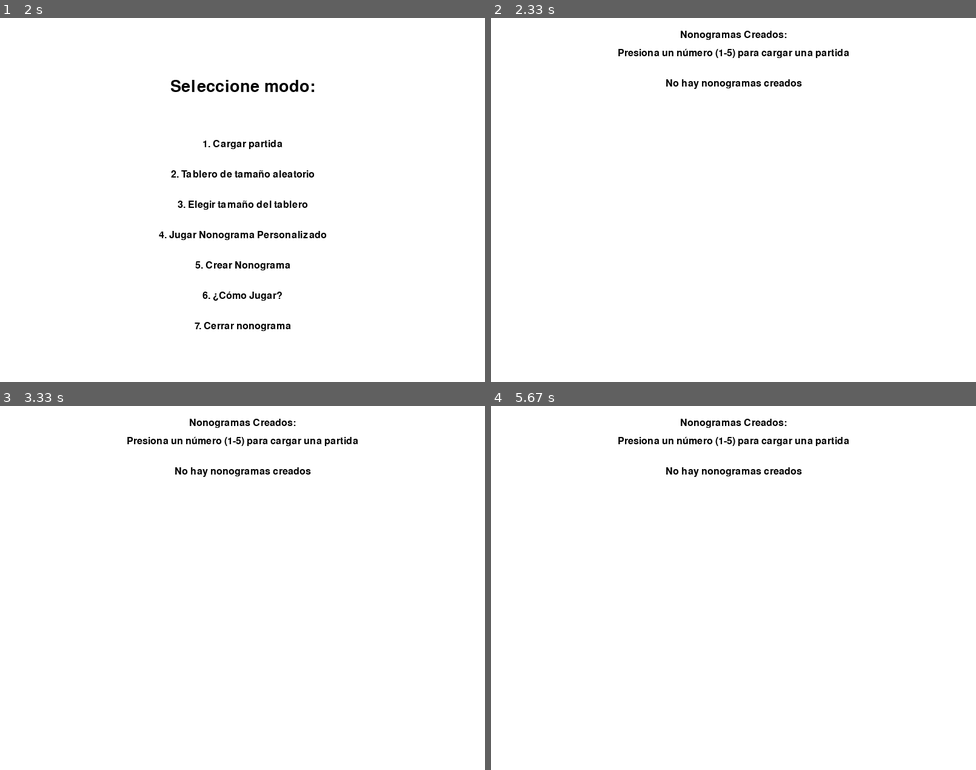
Above: before the commit, frames 1-4 (two rows, left to right).
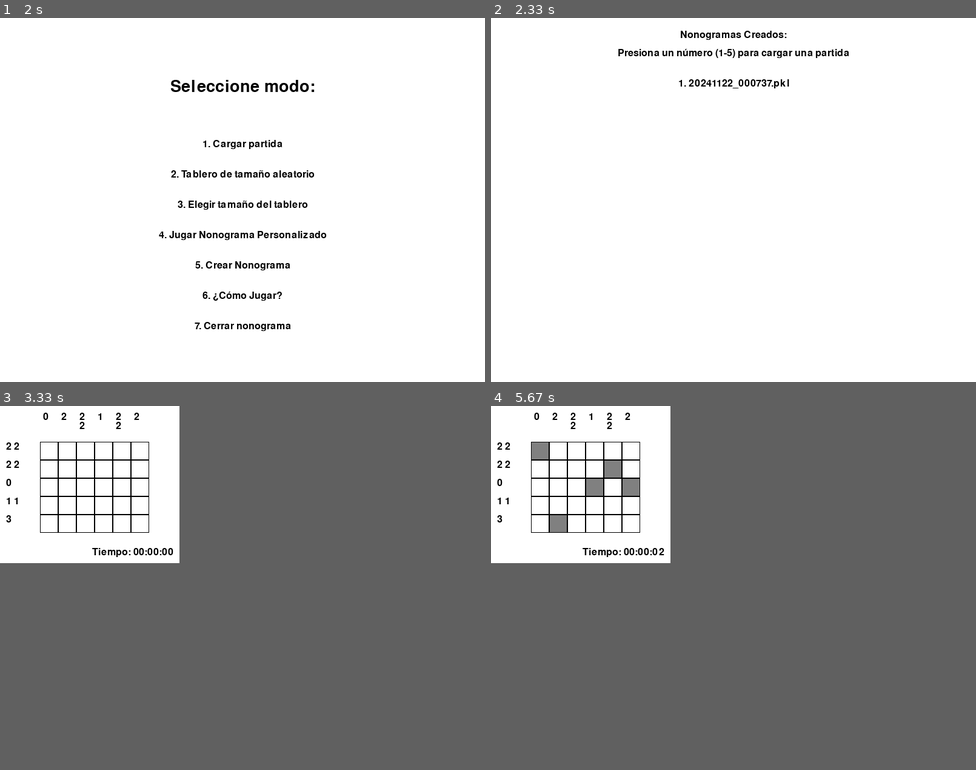
Above: after the commit, the same moments.

Repository: Rodri0819/Proyecto-Nonograma-Pygame
Game: pygame game, started from proyecto/main.py
The game is run twice, just before and just after one commit, with the same random seed, the same clock (stepped at 60 frames per second) and the same inputs.
Inputs (mouse positions are in pixels of both pictures, inside the frame that each line leads up to):
- Up to frame 1 (2 s): tap 2 at 0.33 s; tap Enter at 0.67, 1.55 s; hold Up 1-1.47 s; tap Up at 1.88 s
- Up to frame 2 (2.33 s): tap 4 at 2.22 s
- Up to frame 3 (3.33 s): tap 1 at 3.22 s
- Up to frame 4 (5.67 s): click (617, 471) at 3.6 s; click (636, 478) at 3.93 s; click (617, 456) at 4.27 s; right-click (621, 446) at 4.6 s; click (588, 478) at 4.93 s; click (539, 456) at 5.27 s; click (554, 529) at 5.6 s
In frame 3 the window is 800x600 before the commit and 296x259 after it. Grey fills any space a smaller window leaves; there, only what the larger window draws over its background counts as a difference.

Frame 1 is identical in both runs. In frame 2, 0.4% of the frame differs, in the area x 36-65%, y 16-20%; in frame 3, 2.1%; in frame 4, 2.9%, in the area x 1-74%, y 1-42%.

Commit message:
Ahora las celdas incorrectas se marcan con una 'X' roja

Diff:
--- a/proyecto/grid.py
+++ b/proyecto/grid.py
@@ -58,11 +58,17 @@
                     self.square_size,
                     self.square_size
                 )
+                #Esquinas de la celda
+                top_left = (self.left_margin + col * self.square_size + 7, self.top_margin + row * self.square_size + 7)
+                bottom_left = (self.left_margin + col * self.square_size + 7, self.top_margin + row * self.square_size + self.square_size - 7)
+                top_right = (self.left_margin + col * self.square_size + self.square_size - 7, self.top_margin + row * self.square_size + 7)
+                bottom_right = (self.left_margin + col * self.square_size + self.square_size - 7, self.top_margin + row * self.square_size + self.square_size - 7)
                 #Dibujar celdas basadas en el estado de cada celda en la cuadrícula
                 if self.grid[row][col] == 1:  #Si la celda está marcada por el jugador
                     pygame.draw.rect(self.screen, GRAY, rect)  #Rellena la celda con color gris
                 elif self.grid[row][col] == -1:  #Si la celda está marcada incorrectamente
-                    pygame.draw.rect(self.screen, RED, rect)  #Rellena la celda con color rojo
+                    pygame.draw.line(self.screen, RED, top_left, bottom_right, 4)
+                    pygame.draw.line(self.screen, RED, top_right, bottom_left, 4)
                 pygame.draw.rect(self.screen, BLACK, rect, 1)  #Dibuja el borde negro de la celda
 
     #Método para manejar los clics del jugador en la cuadrícula
Binary file added: proyecto/nonogramas_creados/20241122_000737.pkl
Binary file added: proyecto/partidas-ganadas/nonograma_ganado_20241122_000746.png
Binary file added: proyecto/partidas-ganadas/nonograma_ganado_20241125_144443.png
